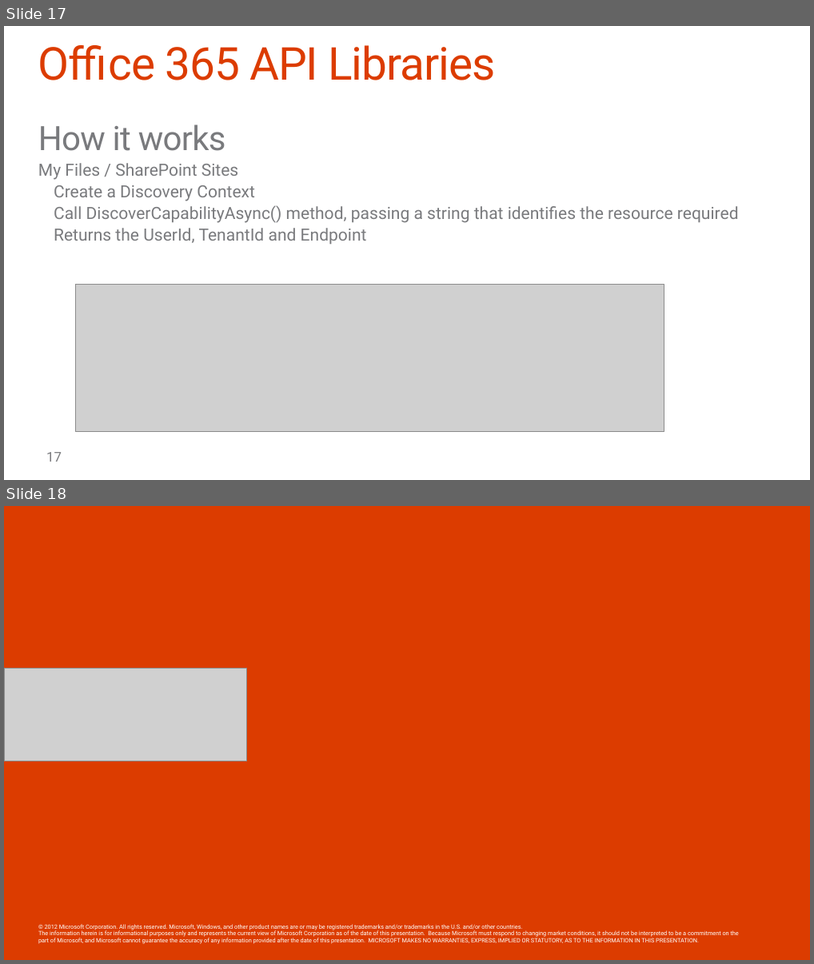
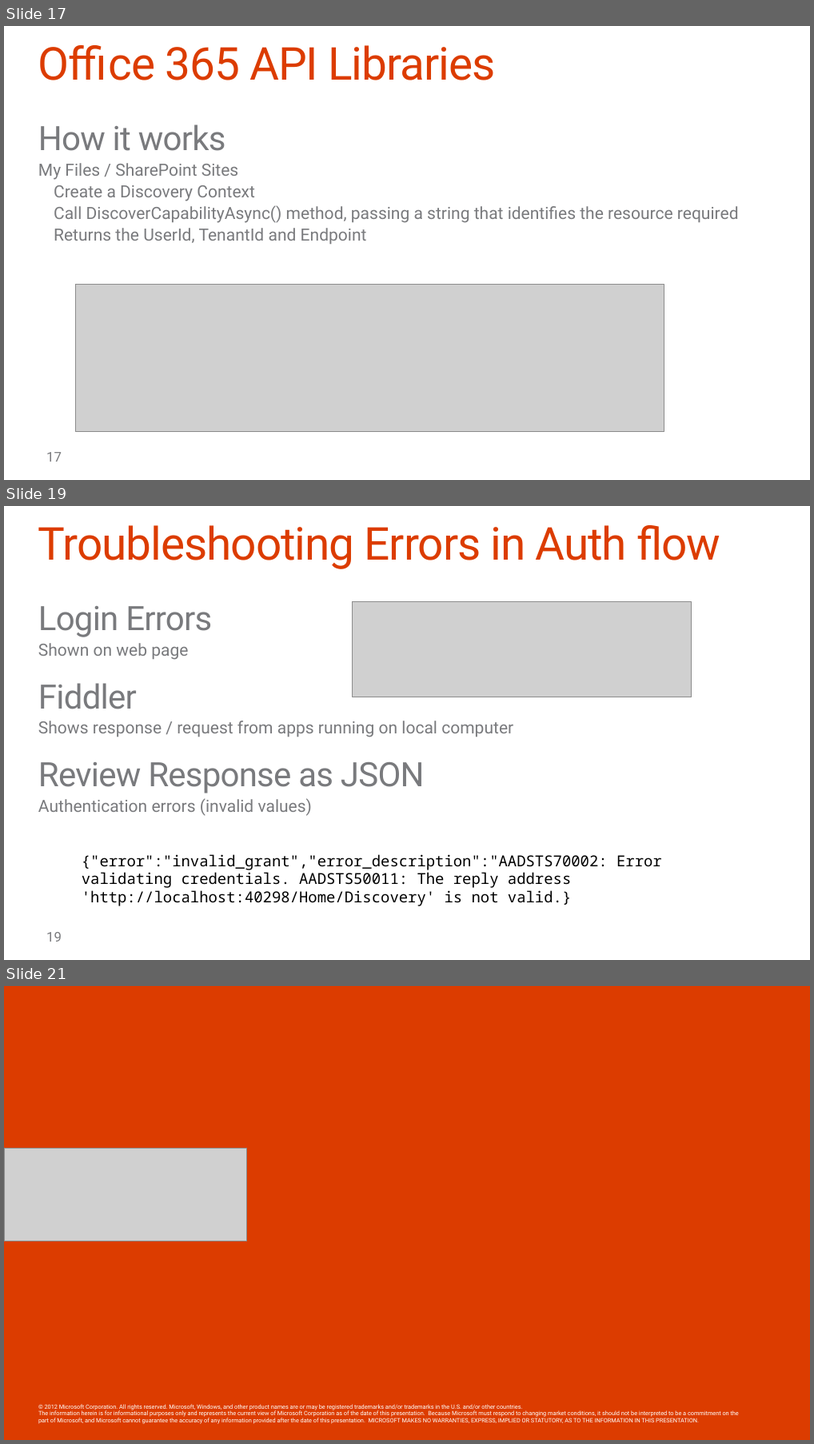
Before and after one commit to OfficeDev/TrainingContent, a slide deck: O3653-1 Deep Dive into Azure AD with the Office 365 APIs/O3653-1 Deep Dive into Azure AD with the Office 365 APIs.pptx. Shown one above the other, each under a label of ours: slides 17 and 18 before the commit, slides 17, 19 and 21 after it; the slides between them are not shown. The pictures are 814x964 and 814x1444 pixels, drawn with LibreOffice and Linux fonts; fonts in the diff are those of the drawing; grey boxes stand for pictures; background and template pictures are left out. Boxes give left, top, right and bottom in pixels: in the first picture for what was removed or moved away, otherwise in the second. Text is boxed around its words. In the diff, an @@ line names an element or a change of style, - is before the commit and + after.

Commit message:
Updated deck

```diff
--- a/O3653-1 Deep Dive into Azure AD with the Office 365 APIs/O3653-1 Deep Dive into Azure AD with the Office 365 APIs.pptx
+++ b/O3653-1 Deep Dive into Azure AD with the Office 365 APIs/O3653-1 Deep Dive into Azure AD with the Office 365 APIs.pptx
@@ slide 19 added at bbox=[4, 506, 810, 960], background #FFFFFF @@
@@ title added at bbox=[38, 525, 721, 569], 54 pt, text #DC3C00 @@
+Troubleshooting Errors in Auth flow
@@ picture added at bbox=[353, 601, 691, 696] @@
@@ text added at bbox=[38, 606, 514, 816], 20 pt, text #797A7D @@
+Login Errors
+  Shown on web page
+Fiddler
+  Shows response / request from apps running on local computer
+Review Response as JSON
+  Authentication errors (invalid values)
@@ text added at bbox=[82, 854, 662, 906], 18 pt, text #000000 @@
+{"error":"invalid_grant","error_description":"AADSTS70002: Error validating credentials. AADSTS50011: The reply address 'http://localhost:40298/Home/Discovery' is not valid.}
@@ page number added at bbox=[46, 932, 62, 941], 16 pt, text #797A7D @@
+19
@@ what was slide 18 is now slide 21 @@
```
Also in this commit, not shown: 2 other slides added.
